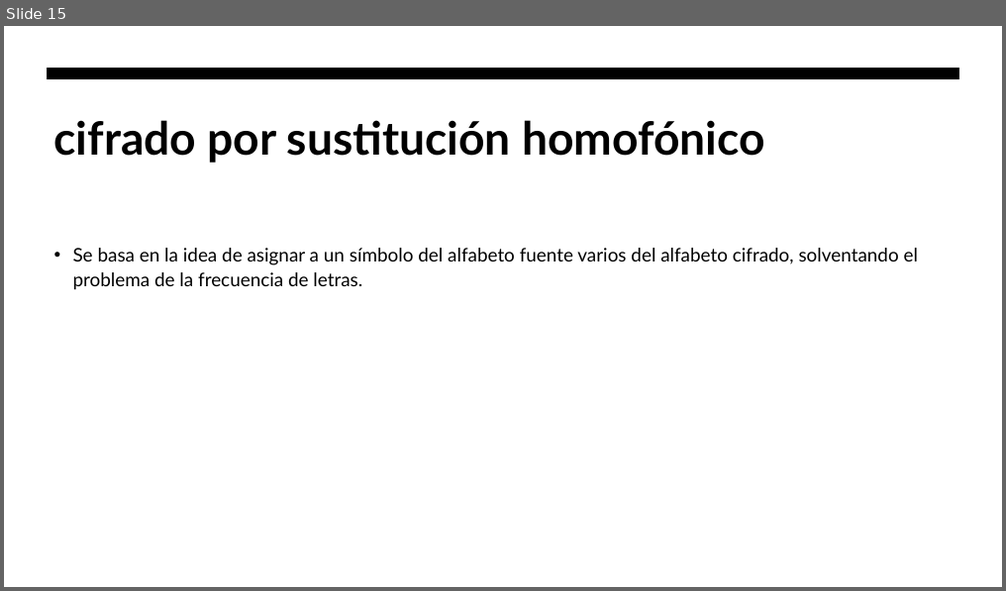
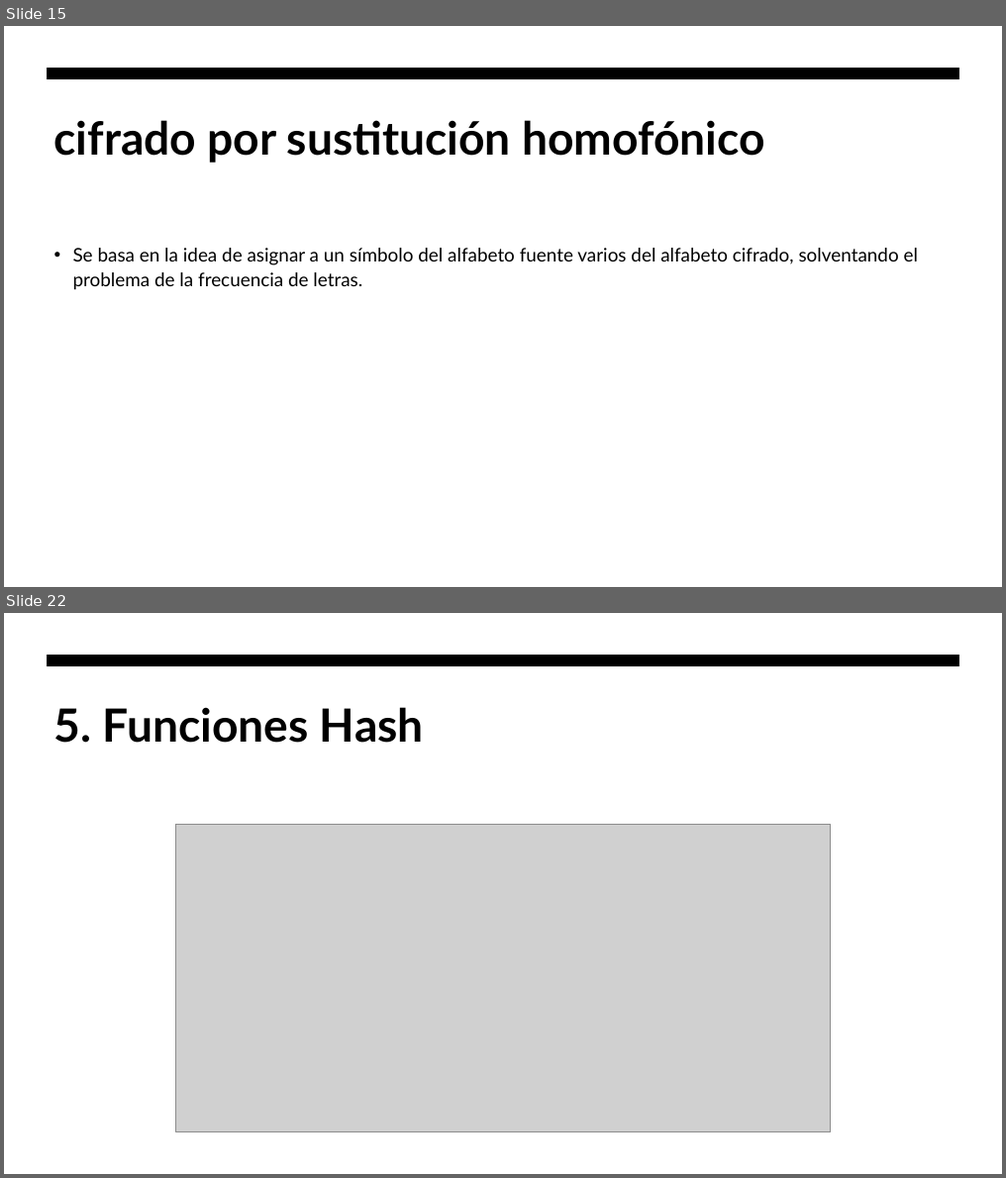
Before and after one commit to hombrefrustrado/criptografia-presentaci-n, a slide deck: criptografía teorica.pptx. Shown one above the other, each under a label of ours: slide 15 before the commit, slides 15 and 22 after it; the slides between them are not shown. The pictures are 1006x591 and 1006x1178 pixels, drawn with LibreOffice and Linux fonts; fonts in the diff are those of the drawing; grey boxes stand for pictures. Boxes give left, top, right and bottom in pixels: in the first picture for what was removed or moved away, otherwise in the second. Text is boxed around its words. In the diff, an @@ line names an element or a change of style, - is before the commit and + after.

```diff
--- a/criptografía teorica.pptx
+++ b/criptografía teorica.pptx
@@ slide 22 added at (x1=4, y1=613, x2=1002, y2=1174), background #FFFFFF; not listed: 1 template element that a slide beside it also shows @@
@@ title added at (x1=54, y1=707, x2=424, y2=743), 44 pt, text #000000, bold @@
+5. Funciones Hash
@@ picture added at (x1=176, y1=824, x2=832, y2=1133) @@
```
Also in this commit, not shown: 1 slide changed, 8 other slides added, 4 other files.
